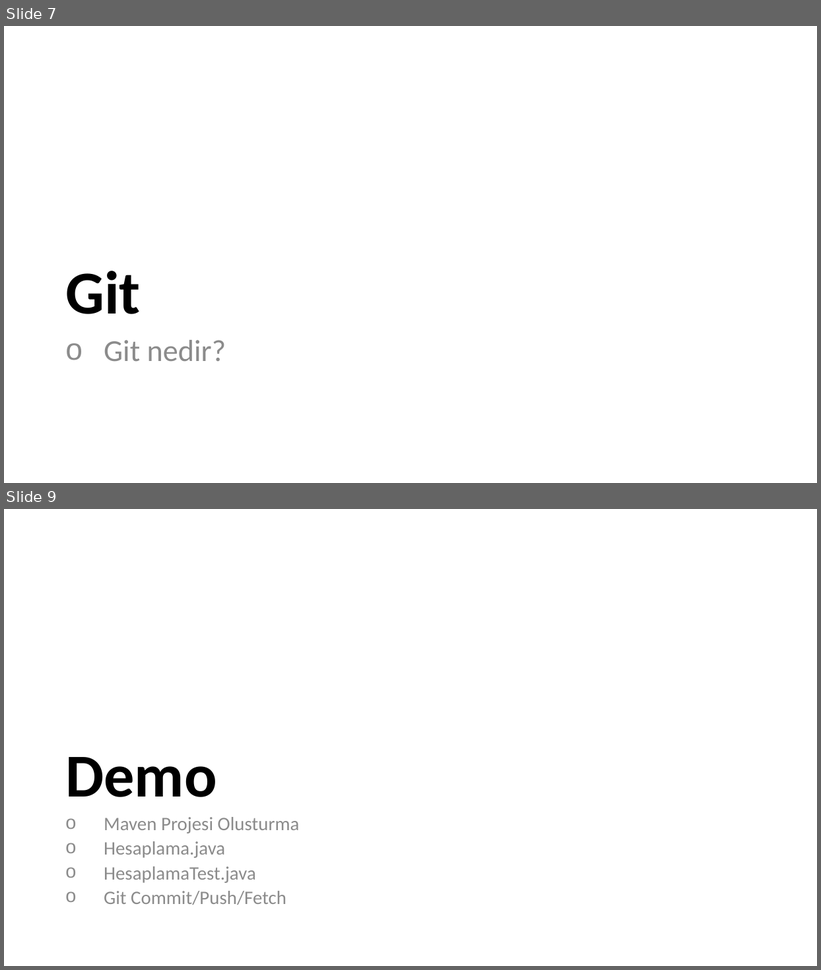
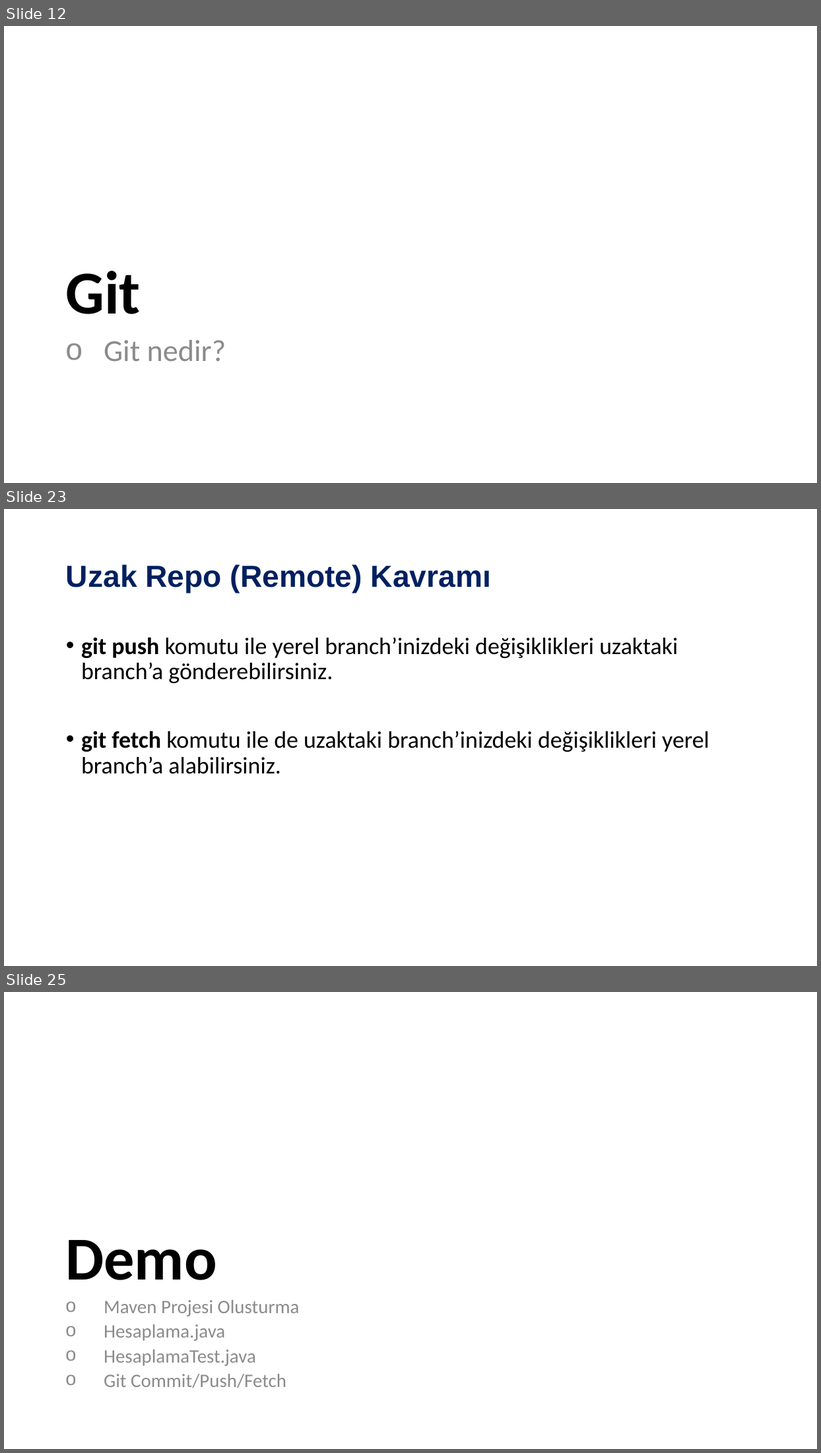
Before and after one commit to ozkansari/MyCourses, a slide deck: SoftwareDevEnvAndTools_2017Autumn/_docs/4_Ders_Sunum.pptx. Shown one above the other, each under a label of ours: slides 7 and 9 before the commit, slides 12, 23 and 25 after it; the slides between them are not shown. The pictures are 821x970 and 821x1453 pixels, drawn with LibreOffice and Linux fonts; fonts in the diff are those of the drawing. Boxes give left, top, right and bottom in pixels: in the first picture for what was removed or moved away, otherwise in the second. Text is boxed around its words. In the diff, an @@ line names an element or a change of style, - is before the commit and + after.

```diff
--- a/SoftwareDevEnvAndTools_2017Autumn/_docs/4_Ders_Sunum.pptx
+++ b/SoftwareDevEnvAndTools_2017Autumn/_docs/4_Ders_Sunum.pptx
@@ slide 23 added at (x1=4, y1=509, x2=817, y2=966), background #FFFFFF @@
@@ title added at (x1=66, y1=564, x2=491, y2=593), 36 pt, text #002060, bold @@
+Uzak Repo (Remote) Kavramı
@@ text added at (x1=81, y1=637, x2=710, y2=774), 28 pt, text #000000 @@
+• git push komutu ile yerel branch’inizdeki değişiklikleri uzaktaki branch’a gönderebilirsiniz.
+• git fetch komutu ile de uzaktaki branch’inizdeki değişiklikleri yerel branch’a alabilirsiniz.
@@ what was slide 7 is now slide 12 @@
@@ what was slide 9 is now slide 25 @@
```
Also in this commit, not shown: 4 slides changed, 15 other slides added, 3 other files.
